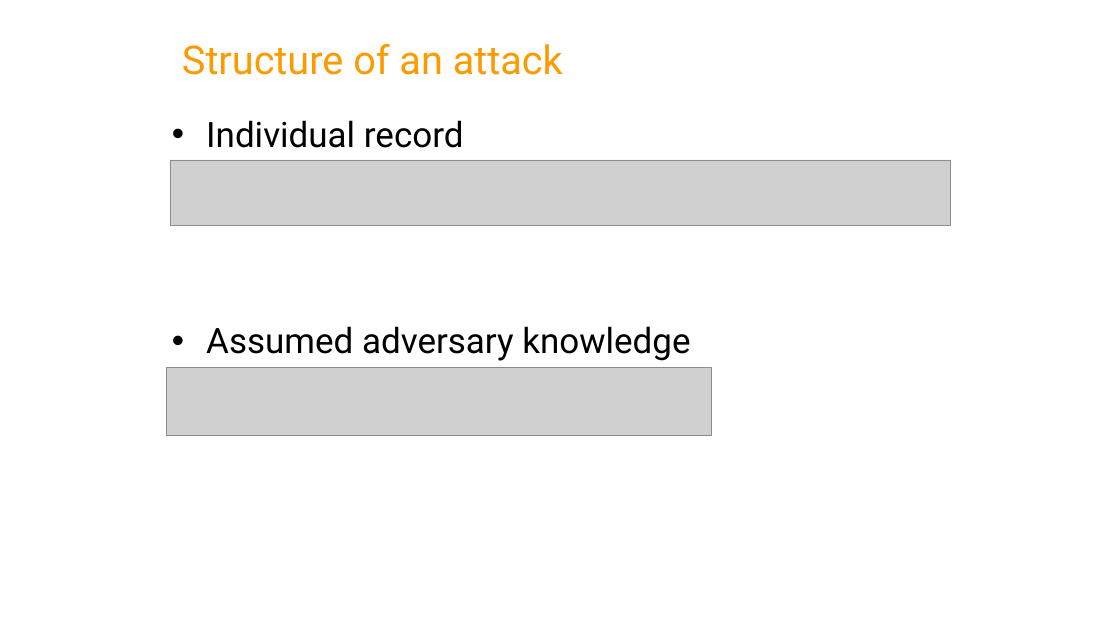
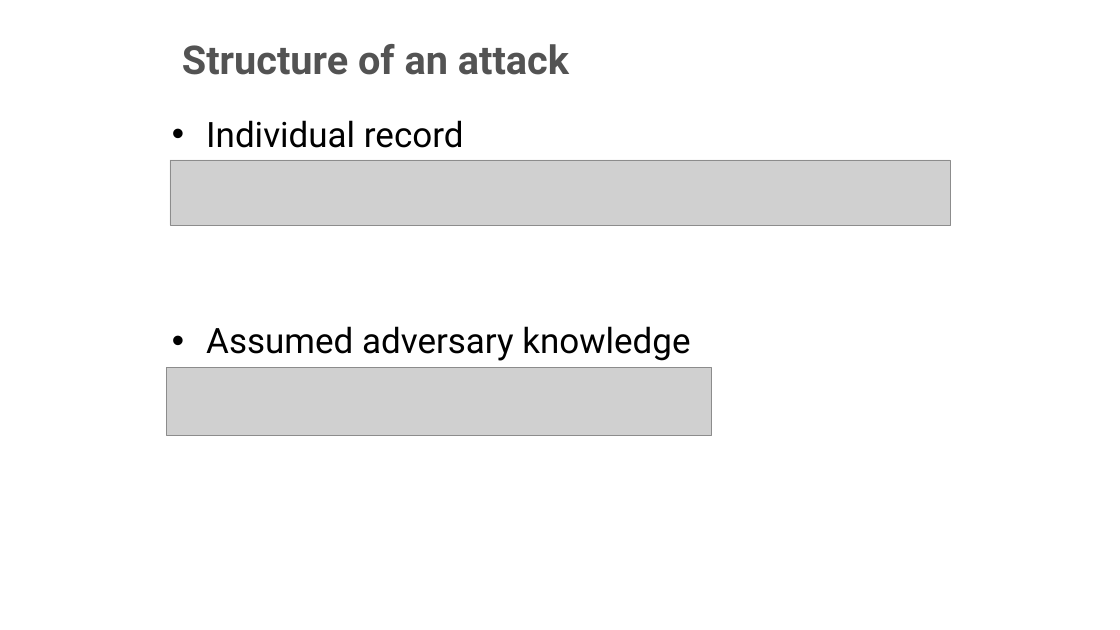
Before and after one commit to scikit-mobility/tutorials, a slide deck: slide 5 of AMLD 2020/Part 04 - Privacy.pptx. Drawn at 1120x630 pixels with LibreOffice and Linux fonts; fonts in the diff are those of the drawing; grey boxes stand for pictures. Boxes give left, top, right and bottom in pixels: in the first picture for what was removed or moved away, otherwise in the second. Text is boxed around its words. In the diff, an @@ line names an element or a change of style, - is before the commit and + after.

```diff
--- a/AMLD 2020/Part 04 - Privacy.pptx
+++ b/AMLD 2020/Part 04 - Privacy.pptx
@@ text "Structure of an attack" at bbox=[182, 44, 569, 75]: text colour #FC9B00 to #535353, bold on @@
```
Also in this commit, not shown: 12 other slides changed.
